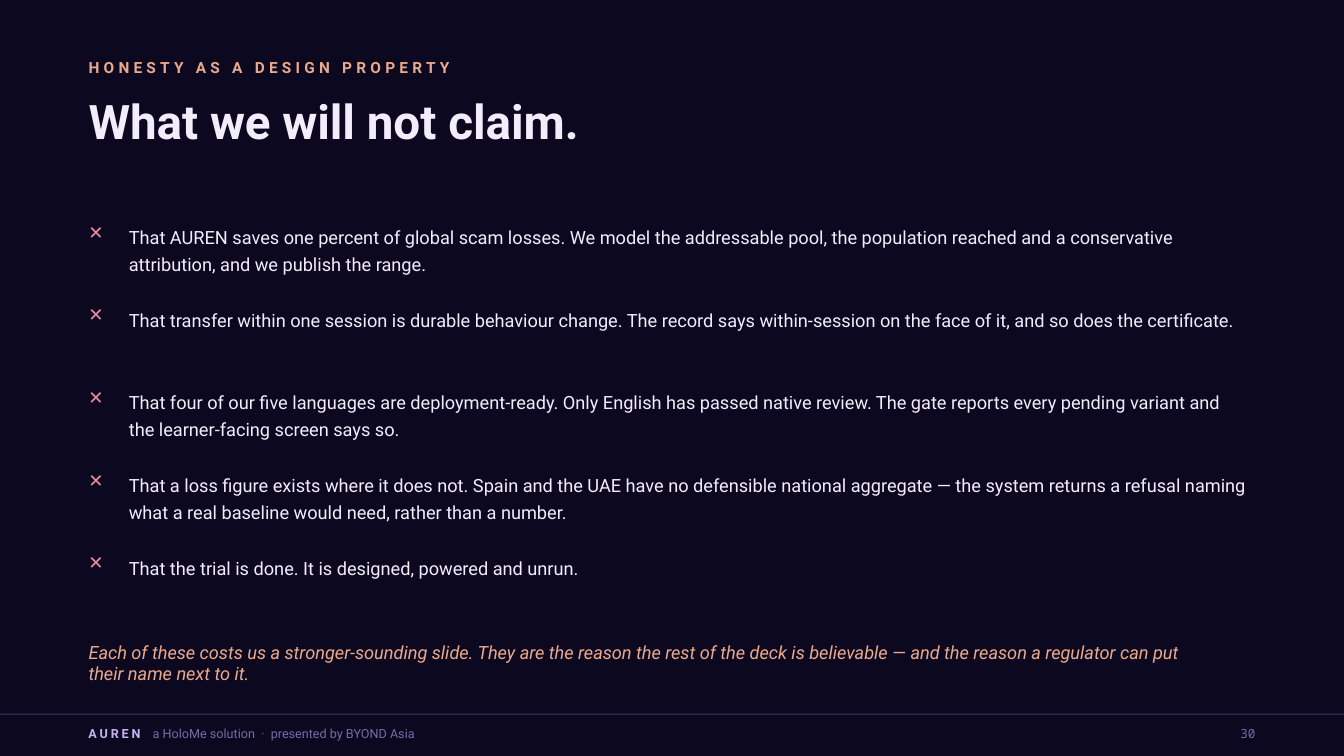
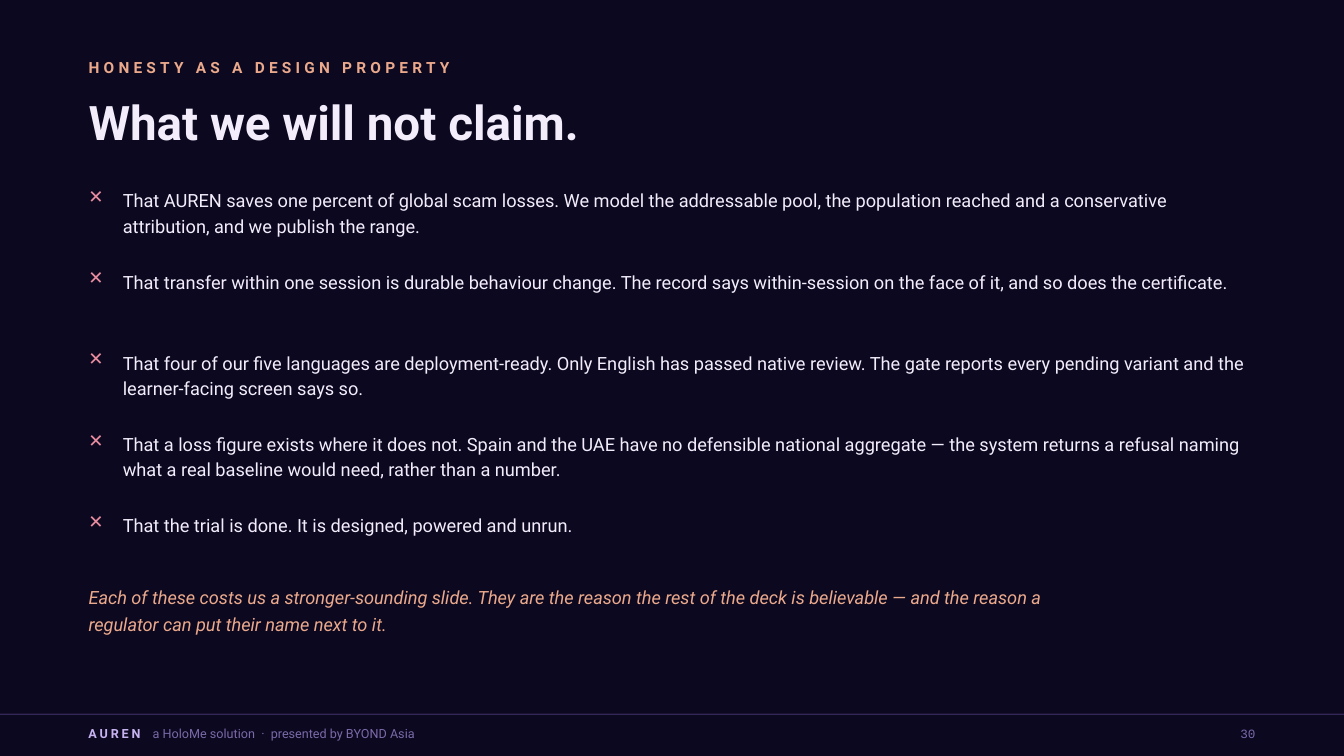
Before and after one commit to Fred-Byond/dengar, a slide deck: slide 31 of docs/AUREN-IOSCO-Pitch-Deck-HoloMe-v2.pptx. Drawn at 1344x756 pixels with LibreOffice and Linux fonts; fonts in the diff are those of the drawing. Boxes give left, top, right and bottom in pixels: in the first picture for what was removed or moved away, otherwise in the second. Text is boxed around its words. In the diff, an @@ line names an element or a change of style, - is before the commit and + after.

```diff
--- a/docs/AUREN-IOSCO-Pitch-Deck-HoloMe-v2.pptx
+++ b/docs/AUREN-IOSCO-Pitch-Deck-HoloMe-v2.pptx
@@ text "✕": place and size @@
-text "✕" at (79, 217, 109, 247)
+text "✕" at (79, 181, 109, 212)
@@ text "That AUREN saves one percent ...": place and size @@
-text "That AUREN saves one percent ..." at (129, 230, 1172, 275)
+text "That AUREN saves one percent ..." at (123, 193, 1166, 237)
@@ text "✕": place and size @@
-text "✕" at (79, 299, 109, 330)
+text "✕" at (79, 262, 109, 292)
@@ text "That transfer within one session ...": place and size @@
-text "That transfer within one session ..." at (129, 313, 1233, 331)
+text "That transfer within one session ..." at (123, 275, 1227, 293)
@@ text "That four of our five ...": place and size @@
-text "That four of our five ..." at (129, 395, 1220, 440)
+text "That four of our five ..." at (123, 356, 1244, 399)
@@ text "That a loss figure exists ...": place and size @@
-text "That a loss figure exists ..." at (129, 478, 1245, 522)
+text "That a loss figure exists ..." at (123, 437, 1239, 479)
@@ 3 texts: place and size @@
-3 texts at (79, 382, 109, 578)
+3 texts at (79, 344, 109, 536)
@@ line spacing 19pt to 18.2pt in 5 elements at (123, 193, 1166, 237), (123, 275, 1227, 293), (123, 356, 1244, 399), (123, 437, 1239, 479), (123, 518, 572, 536) @@
@@ text "That the trial is done. ...": place and size @@
-text "That the trial is done. ..." at (129, 561, 578, 579)
+text "That the trial is done. ..." at (123, 518, 572, 536)
@@ text "Each of these costs us ...": place and size @@
-text "Each of these costs us ..." at (89, 645, 1178, 680)
+text "Each of these costs us ..." at (89, 590, 1041, 635)
@@ text "Each of these costs us ..." at (89, 590, 1041, 635): line spacing 1 to 19.5pt; vertical alignment middle to top @@
@@ text "30" at (1240, 729, 1255, 738): font Noto Sans Mono to Courier New @@
```
Also in this commit, not shown: 33 other slides changed, 11 other files.
